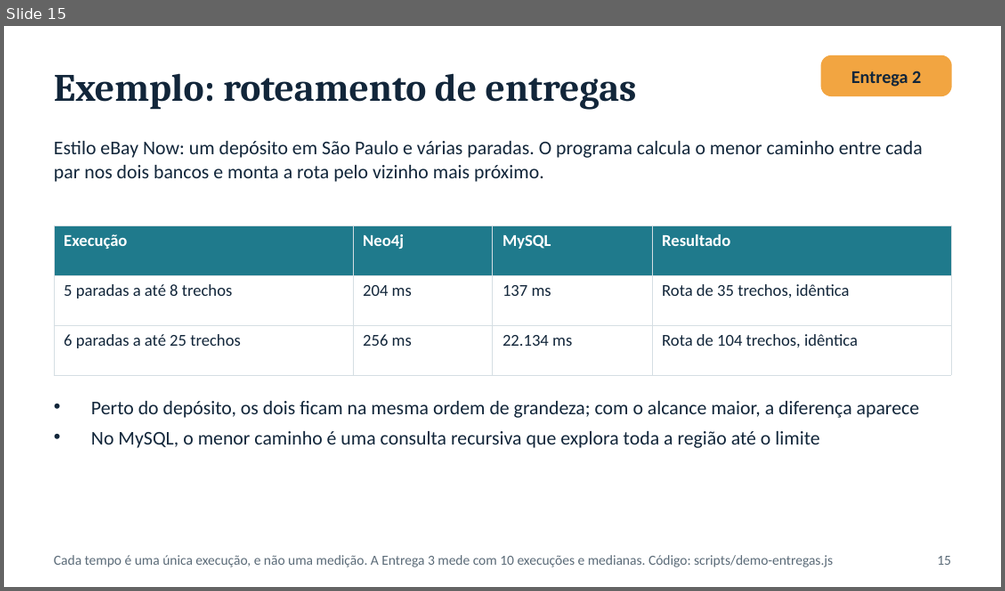
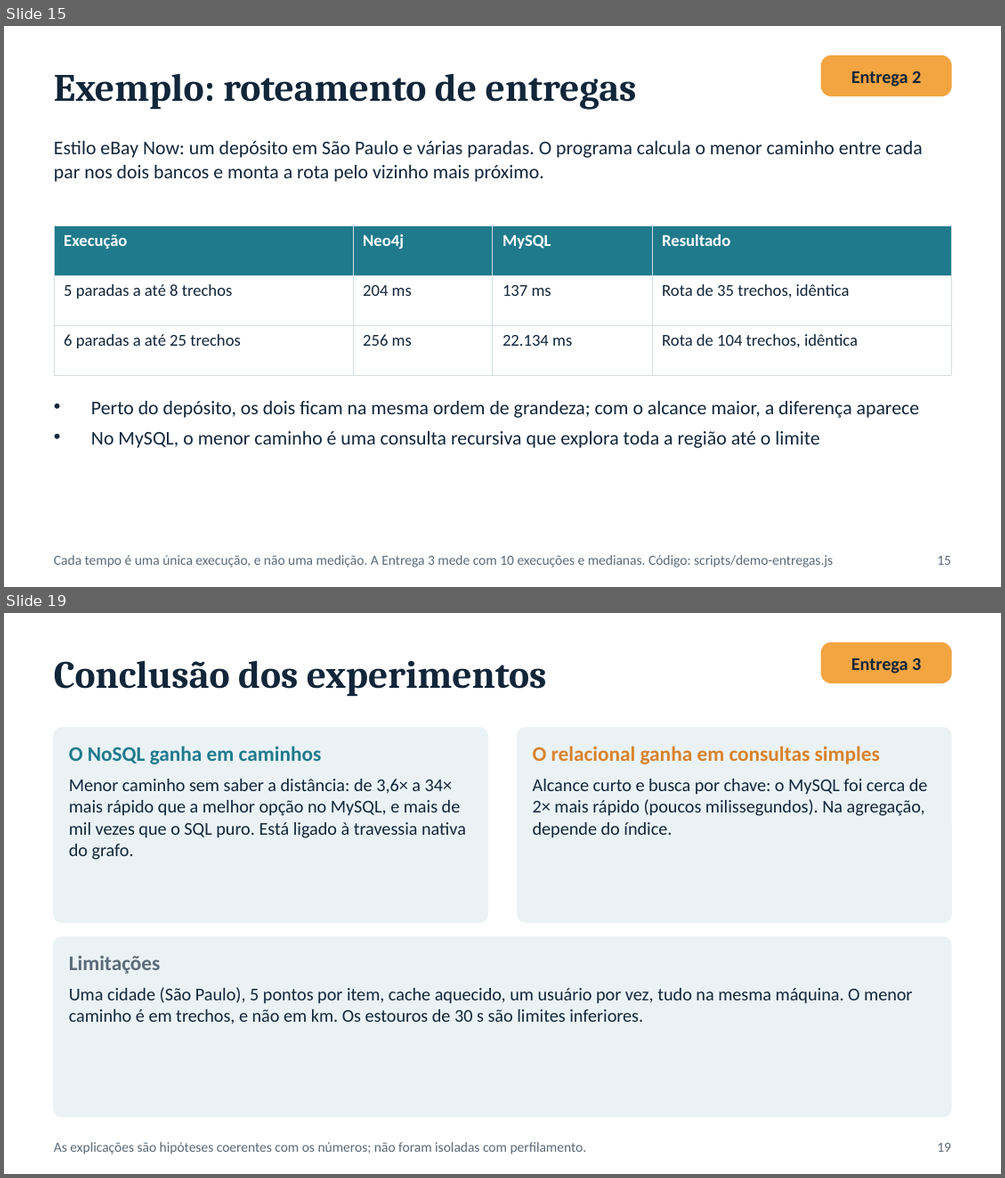
Before and after one commit to Sofyaolvs/projeto3-nosql-grafos, a slide deck: Entrega1-Projeto3-NoSQL-Grafos.pptx. Shown one above the other, each under a label of ours: slide 15 before the commit, slides 15 and 19 after it; the slides between them are not shown. The pictures are 1005x591 and 1005x1178 pixels, drawn with LibreOffice and Linux fonts; fonts in the diff are those of the drawing. Boxes give left, top, right and bottom in pixels: in the first picture for what was removed or moved away, otherwise in the second. Text is boxed around its words. In the diff, an @@ line names an element or a change of style, - is before the commit and + after.

Commit message:
docs: resultados dos experimentos, documento e slides das Entregas 3 e 4, README do app
Resultados brutos (medicoes.csv, resumo.json, ambiente.json) de 1.998 medicoes
em Sao Paulo, com 0 divergencias entre os metodos.
Documento Entrega3e4 gerado a partir dos resultados, 6 slides novos (16 a 21),
capturas do dashboard e README do app com como testar e como apresentar.

```diff
--- a/Entrega1-Projeto3-NoSQL-Grafos.pptx
+++ b/Entrega1-Projeto3-NoSQL-Grafos.pptx
@@ slide 19 added at [4, 613, 1001, 1174], background #FFFFFF @@
@@ text added at [54, 660, 547, 697], 28 pt, text #12263A, bold @@
+Conclusão dos experimentos
@@ rounded rectangle added at [821, 643, 951, 682], fill #F2A541, outline #F2A541 1 pt @@
@@ text added at [851, 657, 921, 674], 13 pt, text #12263A, bold @@
+Entrega 3
@@ rounded rectangle added at [54, 728, 487, 922], fill #EAF2F5, outline #EAF2F5 1 pt @@
@@ text added at [69, 746, 322, 764], 15 pt, text #1F7A8C, bold @@
+O NoSQL ganha em caminhos
@@ rounded rectangle added at [518, 728, 951, 922], fill #EAF2F5, outline #EAF2F5 1 pt @@
@@ text added at [533, 746, 880, 764], 15 pt, text #D9822B, bold @@
+O relacional ganha em consultas simples
@@ text added at [69, 779, 466, 860], 13 pt, text #12263A @@
+Menor caminho sem saber a distância: de 3,6× a 34× mais rápido que a melhor opção no MySQL, e mais de mil vezes que o SQL puro. Está ligado à travessia nativa do grafo.
@@ text added at [533, 779, 928, 838], 13 pt, text #12263A @@
+Alcance curto e busca por chave: o MySQL foi cerca de 2× mais rápido (poucos milissegundos). Na agregação, depende do índice.
@@ rounded rectangle added at [54, 937, 951, 1117], fill #EAF2F5, outline #EAF2F5 1 pt @@
@@ text added at [69, 955, 161, 973], 15 pt, text #5B6B78, bold @@
+Limitações
@@ text added at [69, 987, 912, 1024], 13 pt, text #12263A @@
+Uma cidade (São Paulo), 5 pontos por item, cache aquecido, um usuário por vez, tudo na mesma máquina. O menor caminho é em trechos, e não em km. Os estouros de 30 s são limites inferiores.
@@ text added at [54, 1142, 587, 1154], 10 pt, text #5B6B78 @@
+As explicações são hipóteses coerentes com os números; não foram isoladas com perfilamento.
@@ text added at [937, 1143, 951, 1151], 10 pt, text #5B6B78 @@
+19
```
Also in this commit, not shown: 2 slides changed, 5 other slides added, 12 other files.
